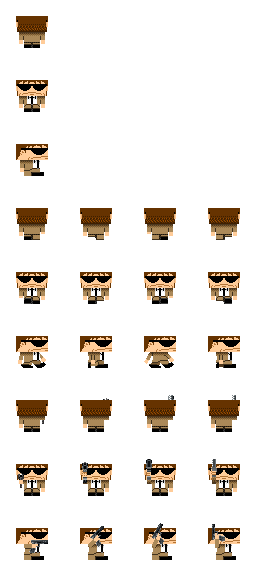
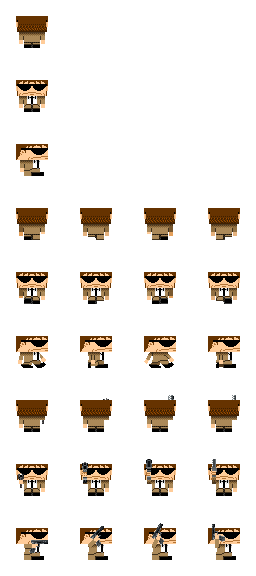
Layer changes from the first 256px x 576px image to the second:
renamed "TrenchCoat" to "BeigeSuit", painted on it over [19, 226, 237, 300]
painted on "walk_U" over [19, 232, 237, 236]
painted on "walk_D" over [19, 296, 237, 300]
